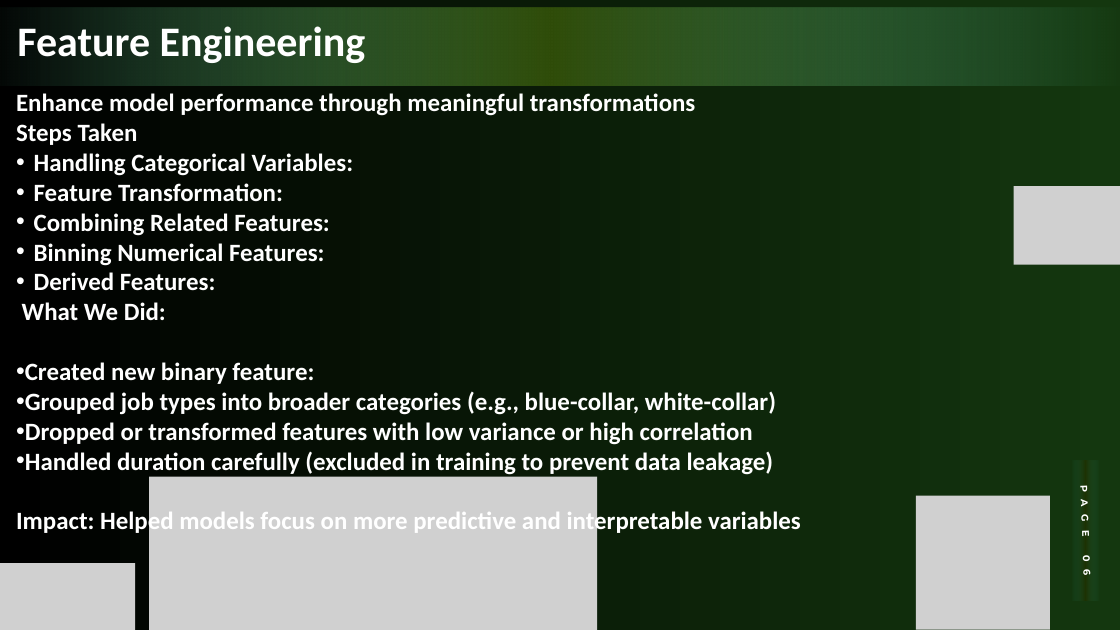
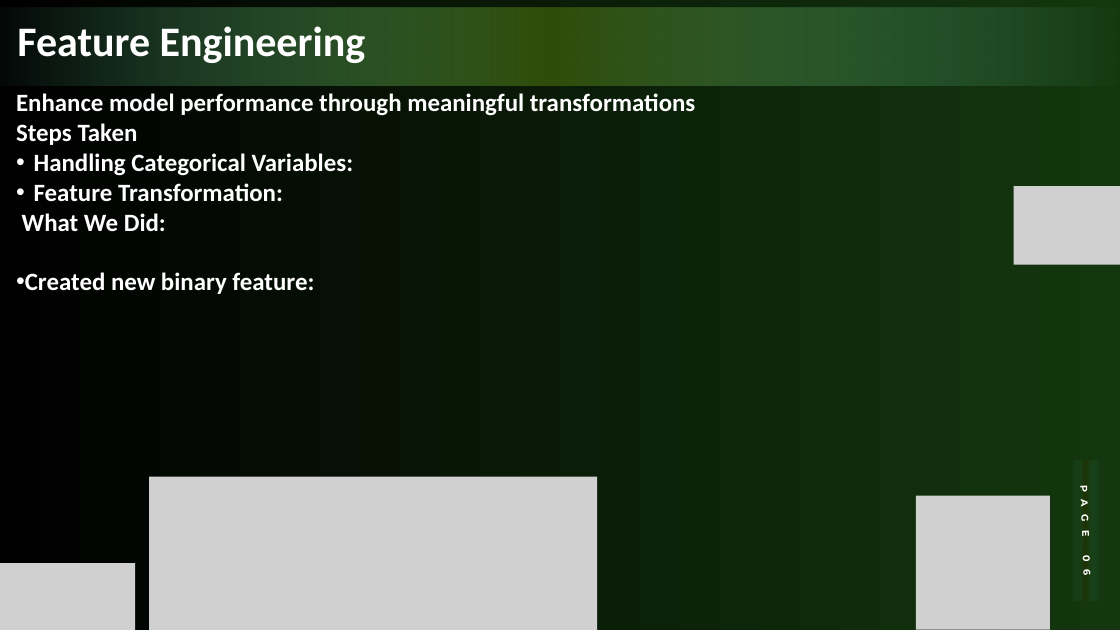
Before and after one commit to ademaskan/ada442-termproject, a slide deck: slide 6 of ADA442_Presentation.pptx. Drawn at 1120x630 pixels with LibreOffice and Linux fonts; fonts in the diff are those of the drawing; grey boxes stand for pictures. Boxes give left, top, right and bottom in pixels: in the first picture for what was removed or moved away, otherwise in the second. Text is boxed around its words. In the diff, an @@ line names an element or a change of style, - is before the commit and + after.

```diff
--- a/ADA442_Presentation.pptx
+++ b/ADA442_Presentation.pptx
@@ text at bbox=[34, 213, 330, 291]: paragraphs removed @@
-• Combining Related Features:
-• Binning Numerical Features:
-• Derived Features:
@@ text at bbox=[16, 391, 801, 535]: paragraphs removed @@
-• Grouped job types into broader categories (e.g., blue-collar, white-collar)
-• Dropped or transformed features with low variance or high correlation
-• Handled duration carefully (excluded in training to prevent data leakage)
-Impact: Helped models focus on more predictive and interpretable variables
```
Also in this commit, not shown: 1 other slide changed, 3 other files.
